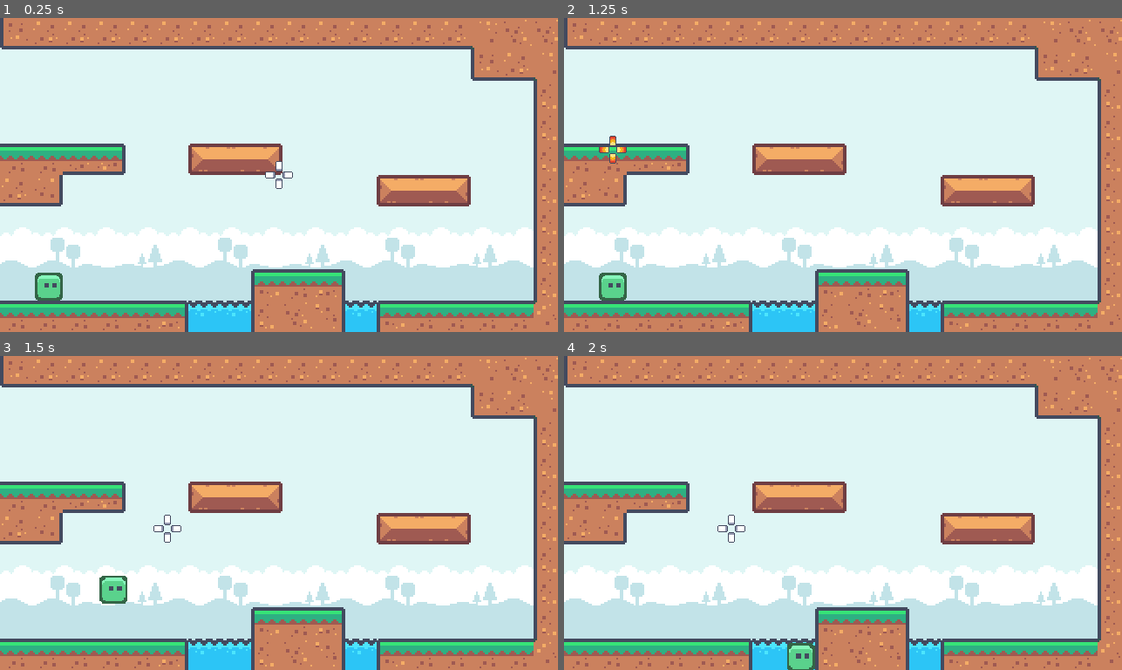
Above: before the commit, frames 1-4 (two rows, left to right).
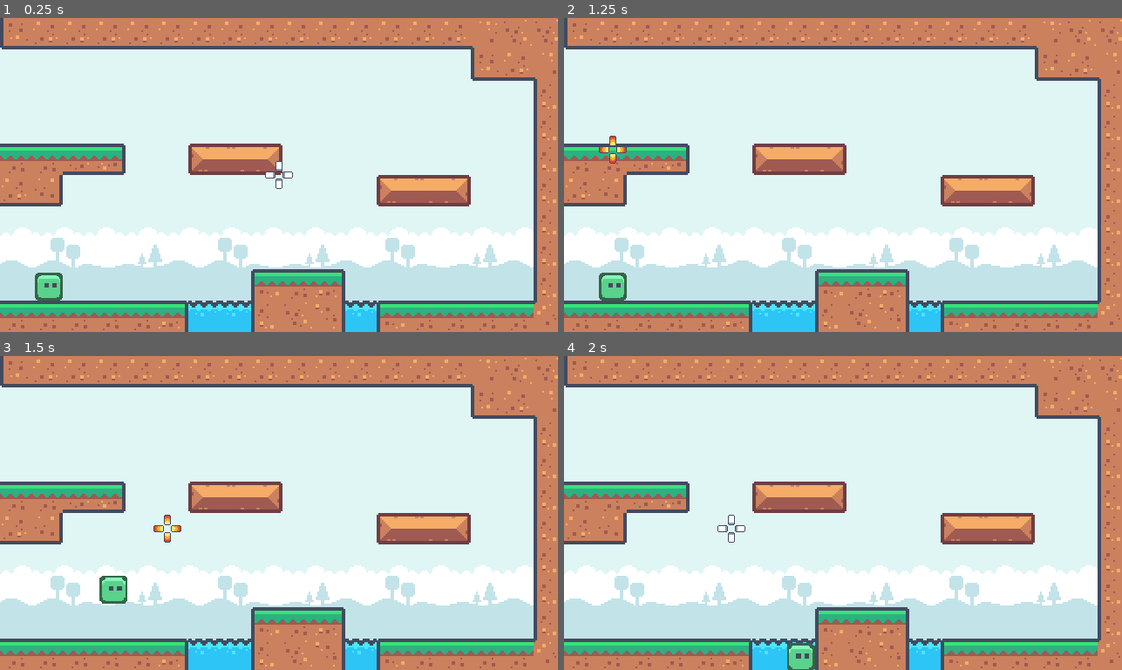
Above: after the commit, the same moments.

Repository: Gregorooooo02/Gelatinous-Jumper
Game: Godot game, scene res://World.tscn
Two runs of this game, one before a commit and one after it. Both use one fixed random seed, a clock stepped at 60 frames per second and the inputs below.
Inputs (mouse positions are in pixels of both pictures, inside the frame that each line leads up to):
- Up to frame 1 (0.25 s): no input
- Up to frame 2 (1.25 s): tap Enter at 0.5 s; move the mouse to (614, 149) at 0.52 s; press the mouse at (614, 149) at 0.53 s
- Up to frame 3 (1.5 s): tap Space at 1.25 s; move the mouse to (167, 528) at 1.27 s; release the mouse at (167, 528) at 1.28 s; click (167, 528) at 1.35 s
- Up to frame 4 (2 s): no input

Frames 1-2 are identical in both runs. In frame 3, 0.1% of the frame differs, in the area x 27-33%, y 50-60%; in frame 4, nothing differs.

Commit message:
Small change to cursor animation

Diff:
--- a/Scenes/Player/Player.gd
+++ b/Scenes/Player/Player.gd
@@ -107,7 +107,8 @@
 			jumping_movement();
 
 func change_jump_cursor():
-	$JumpCursor.animation = "default";
+	if is_on_floor() or is_on_wall():
+		$JumpCursor.animation = "default";
 	if current_jump_time > 0.2 and current_jump_time < 0.4:
 		$JumpCursor.animation = "jump1";
 	if current_jump_time > 0.4 and current_jump_time < 0.6:
